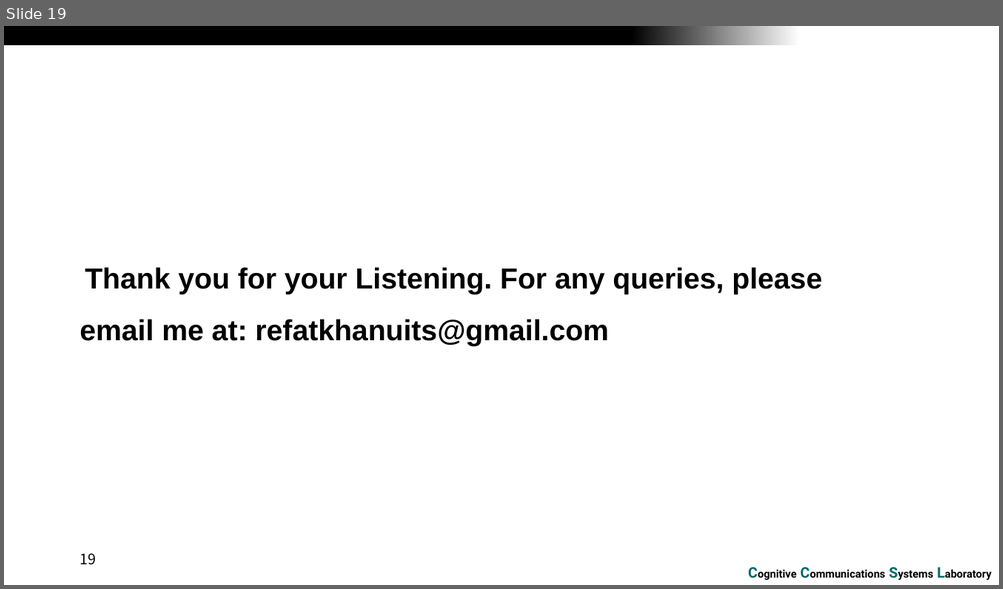
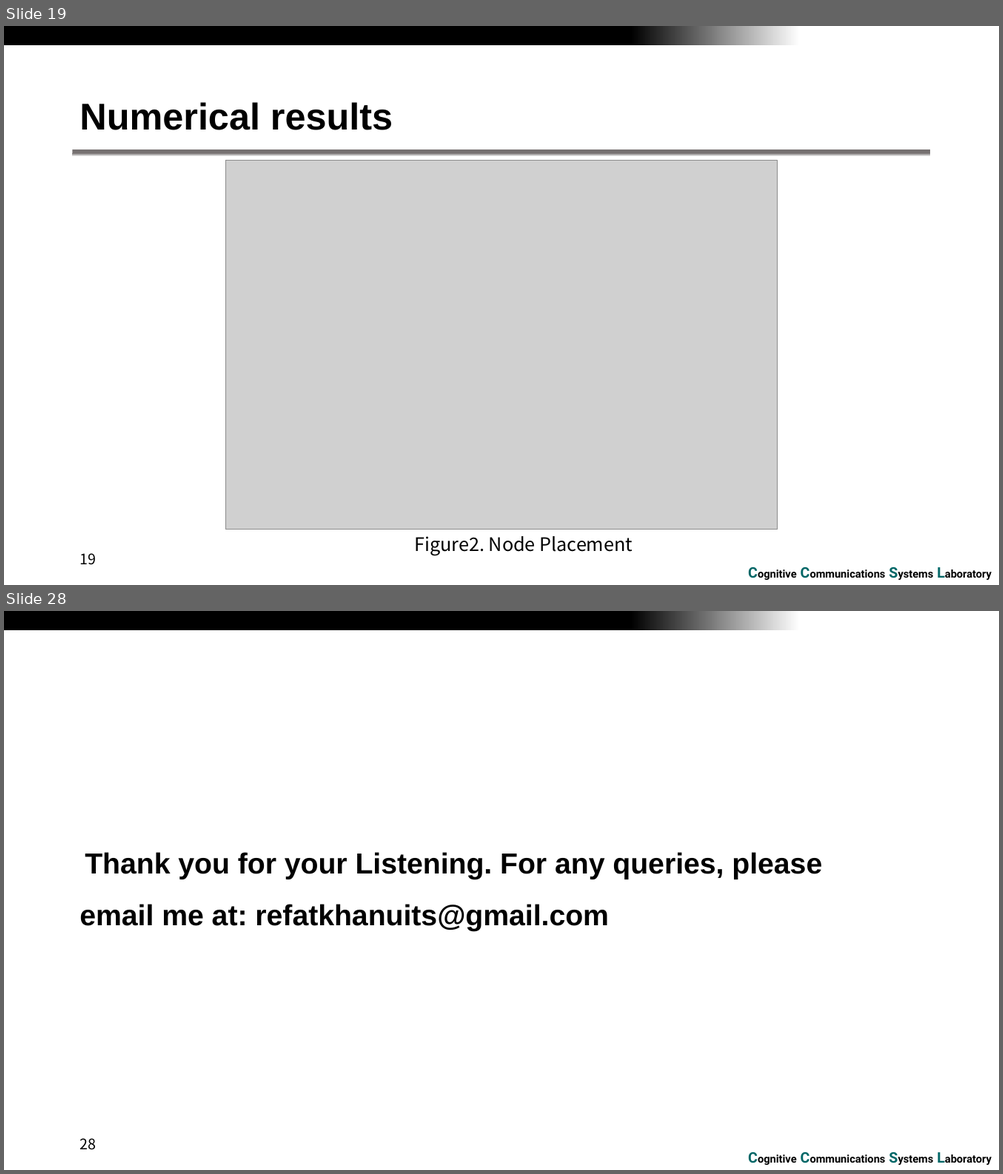
Before and after one commit to RefatHanbat/Presentation-of-SDM, a slide deck: winter_conference_2024.pptx. Shown one above the other, each under a label of ours: slide 19 before the commit, slides 19 and 28 after it; the slides between them are not shown. The pictures are 1003x589 and 1003x1174 pixels, drawn with LibreOffice and Linux fonts; fonts in the diff are those of the drawing; grey boxes stand for pictures; background and template pictures are left out. Boxes give left, top, right and bottom in pixels: in the first picture for what was removed or moved away, otherwise in the second. Text is boxed around its words. In the diff, an @@ line names an element or a change of style, - is before the commit and + after.

```diff
--- a/winter_conference_2024.pptx
+++ b/winter_conference_2024.pptx
@@ slide 19 added at (4, 26, 999, 585), background #FFFFFF; not listed: 2 template elements that a slide beside it also shows @@
@@ title added at (79, 102, 392, 130), 36 pt, text #000000, bold @@
+Numerical results
@@ rectangle added at (73, 150, 930, 156), fill gradient #767171 to #FFFFFF @@
@@ picture added at (225, 160, 778, 530) @@
@@ page number added at (79, 554, 96, 565), 14 pt, text #000000 @@
+19
@@ text added at (414, 537, 632, 556), 18 pt, text #000000 @@
+Figure2. Node Placement
@@ what was slide 19 is now slide 28 @@
@@ page number at (79, 1139, 96, 1150): text changed @@
-19
+28
```
Also in this commit, not shown: 4 slides changed, 21 other slides added, 12 slides removed.
